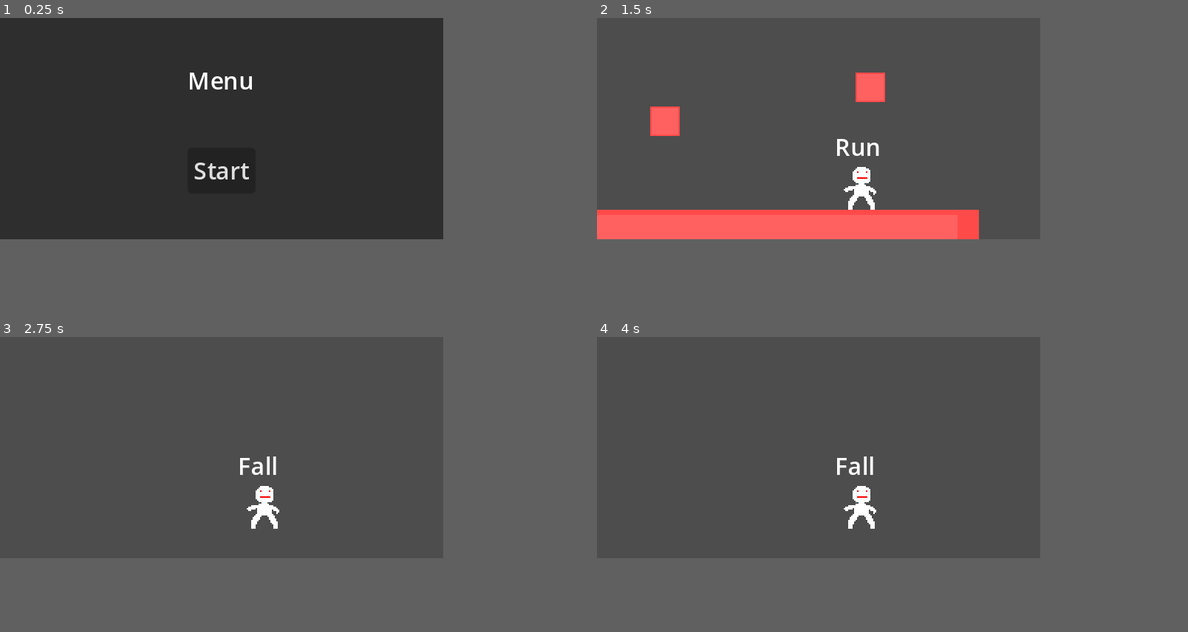
Above: before the commit, frames 1-4 (two rows, left to right).
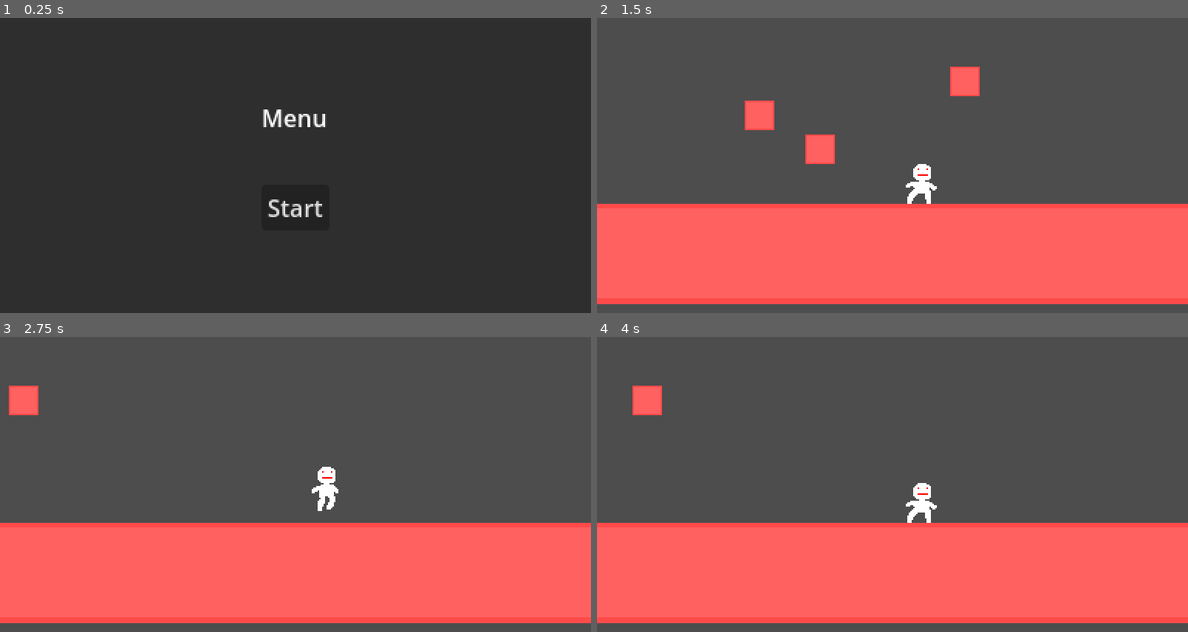
Above: after the commit, the same moments.

Repository: q-0q/grapple
Game: Godot game, scene res://Scenes/MainMenu.tscn
Same seed, same stepped clock (60 frames per second), same inputs: the game is played once before the commit and once after it.
Inputs:
- Up to frame 1 (0.25 s): no input
- Up to frame 2 (1.5 s): click "Start" at 0.5 s; hold D (Right) from 1.28 s (still down); hold W (Jump) from 1.28 s (still down)
- Up to frame 3 (2.75 s): keep holding D (Right); release W (Jump) at 2.03 s; tap W (Jump) at 2.1, 2.27, 2.57 s
- Up to frame 4 (4 s): release D (Right) at 2.78 s; hold A (Left) 2.78-3.53 s; hold W (Jump) 2.78-3.53 s; hold D (Right) from 3.53 s (still down); tap W (Jump) at 3.6, 3.77 s
In our replay, the window is 600x300 before the commit and 800x400 after it. These sizes can differ from the game's own. Grey fills any space a smaller window leaves; there, only what the larger window draws over its background counts as a difference.

The runs differ from the first frame. In frame 1, 1.1% of the frame differs, in the area x 32-55%, y 18-68%; in frame 2, 25%; in frame 3, 29%, in the area x 0-100%, y 0-100%; in frame 4, 29%.

Commit message:
some animations

Diff:
--- a/Scenes/Game.tscn
+++ b/Scenes/Game.tscn
@@ -10,10 +10,13 @@
 
 [node name="Block" parent="." instance=ExtResource("2_fxnpu")]
 position = Vector2(1, 61)
-scale = Vector2(14.54, 3.38)
+scale = Vector2(70.58, 3.38)
 
 [node name="Block2" parent="." instance=ExtResource("2_fxnpu")]
 position = Vector2(-66, -33)
 
+[node name="Block4" parent="." instance=ExtResource("2_fxnpu")]
+position = Vector2(-25, -10)
+
 [node name="Block3" parent="." instance=ExtResource("2_fxnpu")]
 position = Vector2(73, -56)
--- a/Scenes/Player.tscn
+++ b/Scenes/Player.tscn
@@ -13,13 +13,191 @@
 [sub_resource type="RectangleShape2D" id="RectangleShape2D_qb60t"]
 size = Vector2(16, 26)
 
+[sub_resource type="Curve" id="Curve_insii"]
+_data = [Vector2(0, 1), 0.0, -0.16057, 0, 1, Vector2(1, 0.83943), -0.16057, 0.0, 1, 0]
+point_count = 2
+
 [sub_resource type="Curve" id="Curve_am30v"]
-_data = [Vector2(0, 0.989135), 0.0, -0.11028, 0, 0, Vector2(1, 0), -2.59386, 0.0, 0, 0]
+_data = [Vector2(0, 0), 0.0, 2.17732, 0, 0, Vector2(0.985222, 1), 0.483419, 0.0, 0, 0]
 point_count = 2
 
 [sub_resource type="Curve" id="Curve_2qnwt"]
-_data = [Vector2(0, 0), 0.0, 2.96461, 0, 0, Vector2(0.549261, 0.921965), 0.370551, 0.370551, 0, 0, Vector2(1, 1), 0.00989054, 0.0, 0, 0]
-point_count = 3
+_data = [Vector2(0, 0.994568), 0.0, -1.97481, 0, 0, Vector2(1, 0), -0.621793, 0.0, 0, 0]
+point_count = 2
+
+[sub_resource type="Animation" id="Animation_ak76u"]
+length = 0.001
+tracks/0/type = "value"
+tracks/0/imported = false
+tracks/0/enabled = true
+tracks/0/path = NodePath("Sprite2D:frame")
+tracks/0/interp = 1
+tracks/0/loop_wrap = true
+tracks/0/keys = {
+"times": PackedFloat32Array(0),
+"transitions": PackedFloat32Array(1),
+"update": 1,
+"values": [0]
+}
+
+[sub_resource type="Animation" id="Animation_4wx40"]
+resource_name = "fall1"
+length = 0.1
+loop_mode = 1
+tracks/0/type = "value"
+tracks/0/imported = false
+tracks/0/enabled = true
+tracks/0/path = NodePath("Sprite2D:frame")
+tracks/0/interp = 1
+tracks/0/loop_wrap = true
+tracks/0/keys = {
+"times": PackedFloat32Array(0),
+"transitions": PackedFloat32Array(1),
+"update": 1,
+"values": [6]
+}
+
+[sub_resource type="Animation" id="Animation_u6xtv"]
+resource_name = "fall2"
+length = 0.1
+loop_mode = 1
+tracks/0/type = "value"
+tracks/0/imported = false
+tracks/0/enabled = true
+tracks/0/path = NodePath("Sprite2D:frame")
+tracks/0/interp = 1
+tracks/0/loop_wrap = true
+tracks/0/keys = {
+"times": PackedFloat32Array(0),
+"transitions": PackedFloat32Array(1),
+"update": 1,
+"values": [7]
+}
+
+[sub_resource type="Animation" id="Animation_cowgm"]
+resource_name = "grind1"
+length = 0.8
+loop_mode = 1
+tracks/0/type = "value"
+tracks/0/imported = false
+tracks/0/enabled = true
+tracks/0/path = NodePath("Sprite2D:frame")
+tracks/0/interp = 1
+tracks/0/loop_wrap = true
+tracks/0/keys = {
+"times": PackedFloat32Array(0, 0.2, 0.4),
+"transitions": PackedFloat32Array(1, 1, 1),
+"update": 1,
+"values": [8, 9, 10]
+}
+tracks/1/type = "method"
+tracks/1/imported = false
+tracks/1/enabled = true
+tracks/1/path = NodePath("AnimationPlayer")
+tracks/1/interp = 1
+tracks/1/loop_wrap = true
+tracks/1/keys = {
+"times": PackedFloat32Array(0.6),
+"transitions": PackedFloat32Array(1),
+"values": [{
+"args": [0.2, false, false],
+"method": &"seek"
+}]
+}
+
+[sub_resource type="Animation" id="Animation_t2hau"]
+resource_name = "grind2"
+length = 0.4
+loop_mode = 1
+tracks/0/type = "value"
+tracks/0/imported = false
+tracks/0/enabled = true
+tracks/0/path = NodePath("Sprite2D:frame")
+tracks/0/interp = 1
+tracks/0/loop_wrap = true
+tracks/0/keys = {
+"times": PackedFloat32Array(0, 0.2),
+"transitions": PackedFloat32Array(1, 1),
+"update": 1,
+"values": [11, 12]
+}
+
+[sub_resource type="Animation" id="Animation_t1eog"]
+resource_name = "idle"
+length = 1.9
+loop_mode = 1
+tracks/0/type = "value"
+tracks/0/imported = false
+tracks/0/enabled = true
+tracks/0/path = NodePath("Sprite2D:frame")
+tracks/0/interp = 1
+tracks/0/loop_wrap = true
+tracks/0/keys = {
+"times": PackedFloat32Array(0, 0.2, 1.2, 1.4),
+"transitions": PackedFloat32Array(1, 1, 1, 1),
+"update": 1,
+"values": [0, 1, 2, 3]
+}
+tracks/1/type = "method"
+tracks/1/imported = false
+tracks/1/enabled = true
+tracks/1/path = NodePath("AnimationPlayer")
+tracks/1/interp = 1
+tracks/1/loop_wrap = true
+tracks/1/keys = {
+"times": PackedFloat32Array(1.8),
+"transitions": PackedFloat32Array(1),
+"values": [{
+"args": [0.2, false, false],
+"method": &"seek"
+}]
+}
+
+[sub_resource type="Animation" id="Animation_6dej2"]
+resource_name = "rise1"
+length = 0.1
+loop_mode = 1
+tracks/0/type = "value"
+tracks/0/imported = false
+tracks/0/enabled = true
+tracks/0/path = NodePath("Sprite2D:frame")
+tracks/0/interp = 1
+tracks/0/loop_wrap = true
+tracks/0/keys = {
+"times": PackedFloat32Array(0),
+"transitions": PackedFloat32Array(1),
+"update": 1,
+"values": [4]
+}
+
+[sub_resource type="Animation" id="Animation_g2ls7"]
+resource_name = "rise2"
+length = 0.1
+loop_mode = 1
+tracks/0/type = "value"
+tracks/0/imported = false
+tracks/0/enabled = true
+tracks/0/path = NodePath("Sprite2D:frame")
+tracks/0/interp = 1
+tracks/0/loop_wrap = true
+tracks/0/keys = {
+"times": PackedFloat32Array(0),
+"transitions": PackedFloat32Array(1),
+"update": 1,
+"values": [5]
+}
+
+[sub_resource type="AnimationLibrary" id="AnimationLibrary_hy220"]
+_data = {
+"RESET": SubResource("Animation_ak76u"),
+"fall1": SubResource("Animation_4wx40"),
+"fall2": SubResource("Animation_u6xtv"),
+"grind1": SubResource("Animation_cowgm"),
+"grind2": SubResource("Animation_t2hau"),
+"idle": SubResource("Animation_t1eog"),
+"rise1": SubResource("Animation_6dej2"),
+"rise2": SubResource("Animation_g2ls7")
+}
 
 [node name="Player" type="CharacterBody2D"]
 script = ExtResource("1_5iq4m")
@@ -30,6 +208,47 @@
 
 [node name="Sprite2D" type="Sprite2D" parent="."]
 texture = ExtResource("1_sfjno")
+hframes = 13
+
+[node name="ParticlesLeft" type="CPUParticles2D" parent="Sprite2D"]
+z_index = 1
+position = Vector2(-9, 15)
+emitting = false
+amount = 1
+lifetime = 0.1
+randomness = 0.39
+lifetime_randomness = 0.74
+emission_shape = 1
+emission_sphere_radius = 2.0
+direction = Vector2(1, -1)
+spread = 48.64
+gravity = Vector2(2.08165e-12, 2.08165e-12)
+initial_velocity_min = 30.0
+initial_velocity_max = 30.0
+scale_amount_min = 3.0
+scale_amount_max = 3.0
+scale_amount_curve = SubResource("Curve_insii")
+color = Color(0.976471, 0.94902, 0.372549, 1)
+
+[node name="ParticlesRight" type="CPUParticles2D" parent="Sprite2D"]
+z_index = 1
+position = Vector2(2, 15)
+emitting = false
+amount = 1
+lifetime = 0.1
+randomness = 0.39
+lifetime_randomness = 0.74
+emission_shape = 1
+emission_sphere_radius = 2.0
+direction = Vector2(1, -1)
+spread = 48.64
+gravity = Vector2(2.08165e-12, 2.08165e-12)
+initial_velocity_min = 30.0
+initial_velocity_max = 30.0
+scale_amount_min = 3.0
+scale_amount_max = 3.0
+scale_amount_curve = SubResource("Curve_insii")
+color = Color(0.976471, 0.94902, 0.372549, 1)
 
 [node name="Label" type="Label" parent="."]
 offset_left = -19.0
@@ -39,12 +258,11 @@
 
 [node name="FSM" type="Node" parent="."]
 script = ExtResource("2_thr5b")
-debug = true
 
 [node name="FallingStart" type="Node" parent="FSM"]
 script = ExtResource("4_vbqx8")
-min_height = -20.0
-time_to_min_height = 0.2
+min_velocity = -400.0
+time_to_min_velocity = 0.5
 curve = SubResource("Curve_am30v")
 
 [node name="Idle" type="Node" parent="FSM"]
@@ -52,23 +270,36 @@
 
 [node name="RisingStop" type="Node" parent="FSM"]
 script = ExtResource("6_edo8x")
-max_height = 90.0
-time_to_max_height = 0.5
+max_velocity = 400.0
+time_to_max_velocity = 0.35
 curve = SubResource("Curve_2qnwt")
-input_release_tightness = 0.5
+input_release_tightness = 0.45
+horizontal_speed = 200.0
 
 [node name="Run" type="Node" parent="FSM"]
 script = ExtResource("6_fshyy")
-speed = 300.0
+base_speed = 170.0
+time_until_super = 0.7
+super_speed_multiplier = 1.5
 
 [node name="Rise" type="Node" parent="FSM"]
 script = ExtResource("5_6lsl8")
+horizontal_speed = 200.0
 
 [node name="Fall" type="Node" parent="FSM"]
 script = ExtResource("3_n72t4")
-fall_speed = 220.0
+horizontal_speed = 200.0
 
 [node name="Camera2D" type="Camera2D" parent="."]
-position = Vector2(0, -24)
+position = Vector2(2.08165e-12, 2.08165e-12)
 drag_horizontal_enabled = true
 drag_vertical_enabled = true
+drag_left_margin = 0.1
+drag_top_margin = 0.1
+drag_right_margin = 0.1
+drag_bottom_margin = 0.1
+
+[node name="AnimationPlayer" type="AnimationPlayer" parent="."]
+libraries = {
+"": SubResource("AnimationLibrary_hy220")
+}
--- a/Scripts/Player/FSM.gd
+++ b/Scripts/Player/FSM.gd
@@ -4,7 +4,7 @@
 
 # bookkeeping
 var current_state : State
-@onready var default_state : State = $Fall
+@onready var default_state : State = $Idle
 
 var desired_position : Vector2
 var desired_rotation_deg : float
@@ -36,10 +36,6 @@
 	else:
 		current_state.meta_on_process()
 
-	desired_position = current_state.desired_position
-	desired_rotation_deg = current_state.desired_rotation_deg
-	desired_animation = current_state.desired_animation
-
 	if debug:
 		$"../Label".text = current_state.name
 
--- a/Scripts/Player/Fall.gd
+++ b/Scripts/Player/Fall.gd
@@ -1,18 +1,24 @@
 extends State
 
-@export var fall_speed : float = 150
+
+var init_y_vel : float
+@export var horizontal_speed : float = 100
+
 func _ready():
-
+	should_update_flip_h = true
 	# State transitions go here, in order of priority
 	transition_list = [
 		$"../Idle",
 	]
 
 func on_enter():
-	pass
+	init_y_vel = character().velocity.y
 
 func on_process():
-	desired_position = character().position + Vector2(0, get_process_delta_time() * fall_speed)
+	character().velocity.y = init_y_vel
+
+	character().velocity.x = \
+		character().compute_air_x_vel(horizontal_speed)
 
 func on_exit():
 	pass
--- a/Scripts/Player/FallingStart.gd
+++ b/Scripts/Player/FallingStart.gd
@@ -1,14 +1,15 @@
 extends State
 
-@export var min_height : float
-@export var time_to_min_height : float
+@export var min_velocity : float
+@export var time_to_min_velocity : float
 @export var curve : Curve
 
 var init_y : float
+@export var horizontal_speed : float = 200
 
 func _ready():
-	assert(min_height < 0)
-
+	assert(min_velocity < 0)
+	should_update_flip_h = true
 	# State transitions go here, in order of priority
 	transition_list = [
 		$"../Idle"
@@ -16,18 +17,28 @@
 
 func on_enter():
 	init_y = character().position.y
+	character().get_node("AnimationPlayer").play("fall1")
+
 
 func on_process():
 
-	var weight = curve.sample_baked(time_in_current_state / time_to_min_height)
-	var jump_y = lerpf(min_height, 0, weight)
-	desired_position.y = init_y - jump_y
+	var weight = curve.sample_baked(time_in_current_state / time_to_min_velocity)
+	var fall_velocity = -lerpf(0, min_velocity, weight)
 
-	if time_in_current_state >= time_to_min_height:
+	print(weight)
+	if weight > 0.7:
+		character().get_node("AnimationPlayer").play("fall2")
+
+	character().velocity.y = fall_velocity
+	character().velocity.x = \
+		character().compute_air_x_vel(horizontal_speed)
+
+	if time_in_current_state >= time_to_min_velocity:
 		transition_list.append($"../Fall")
 
 func on_exit():
 	transition_list.erase($"../Fall")
 
 func condition():
-	return !character().is_on_floor() and character().get_position_delta().y == 0
+	return !character().is_on_floor() and \
+	(character().get_position_delta().y == 0 or character().is_on_ceiling())
--- a/Scripts/Player/Idle.gd
+++ b/Scripts/Player/Idle.gd
@@ -6,13 +6,14 @@
 	transition_list = [
 		$"../Run",
 		$"../Rise",
+		$"../FallingStart",
 	]
 
 func on_enter():
-	pass
+		character().get_node("AnimationPlayer").play("idle")
 
 func on_process():
-	pass
+	character().velocity.x = character().compute_ground_x_vel(0)
 
 func on_exit():
 	pass
--- a/Scripts/Player/Player.gd
+++ b/Scripts/Player/Player.gd
@@ -1,10 +1,11 @@
 extends CharacterBody2D
+
+@export var ground_friction : float = 20
+@export var air_friction : float = 20
 
 func _process(delta):
 
 	# Apply state from FSM
-	position = $FSM.desired_position
-	rotation_degrees = $FSM.desired_rotation_deg
 	$Sprite2D.scale.x = -1 if $FSM.desired_flip_h else 1
 
 	# Update FSM
@@ -12,3 +13,25 @@
 
 	# TODO: $AnimationPlayer.play($FSM.desired_animation)
 	move_and_slide()
+
+
+func compute_x_velocity(friction : float, goal: float) -> float:
+	return lerpf(velocity.x, goal, friction * get_process_delta_time())
+
+func compute_air_x_vel(speed) -> float:
+	var v : float = 0
+
+	if Input.is_action_pressed("Left"):
+		v = compute_x_velocity(air_friction, -speed)
+	elif Input.is_action_pressed("Right"):
+		v = compute_x_velocity(air_friction, speed)
+	else:
+		v = compute_x_velocity(air_friction, 0)
+
+	return v
+
+func compute_ground_x_vel(goal) -> float:
+	if goal == 0:
+		return compute_x_velocity(ground_friction / 3, goal)
+
+	return compute_x_velocity(ground_friction, goal)
--- a/Scripts/Player/Rise.gd
+++ b/Scripts/Player/Rise.gd
@@ -1,19 +1,22 @@
 extends State
 
+@export var horizontal_speed : float = 100
+
 func _ready():
-
+	should_update_flip_h = true
 	# State transitions go here, in order of priority
 	transition_list = [
 		$".",
 		$"../RisingStop",
-		$"../Fall",
+		$"../FallingStart",
 	]
 
 func on_enter():
-	pass
+	character().get_node("AnimationPlayer").play("rise1")
 
 func on_process():
-	pass
+	character().velocity.x = \
+		character().compute_air_x_vel(horizontal_speed)
 
 func on_exit():
 	pass
--- a/Scripts/Player/RisingStop.gd
+++ b/Scripts/Player/RisingStop.gd
@@ -1,19 +1,19 @@
 extends State
 
-@export var max_height : float
-@export var time_to_max_height : float
+@export var max_velocity : float
+@export var time_to_max_velocity : float
 @export var curve : Curve
 @export var input_release_tightness : float
+@export var horizontal_speed : float = 100
 
-var init_y : float
 
 var input_released : bool = false
-var input_released_y_offset : float
-var input_release_time_offset : float
+var input_release_time_offset : float = 100
 
 func _ready():
 
-	assert(max_height > 0)
+	should_update_flip_h = true
+	assert(max_velocity > 0)
 
 	# State transitions go here, in order of priority
 	transition_list = [
@@ -21,24 +21,23 @@
 	]
 
 func on_enter():
-	init_y = character().position.y
 	input_released = false
 	input_release_time_offset = 0
-	input_released_y_offset = 0
+	character().get_node("AnimationPlayer").play("rise1")
 
 func on_process():
 
-	print(input_released)
 	if Input.is_action_just_released("Jump") and !input_released:
 		input_released = true
 		input_release_time_offset = input_release_tightness
-		input_released_y_offset = \
-			get_y_from_time(time_in_current_state) - \
-			get_y_from_time(time_in_current_state + input_release_time_offset)
 
-	desired_position.y = \
-		get_y_from_time(time_in_current_state + input_release_time_offset) + \
-		input_released_y_offset
+	character().velocity.y = \
+		-get_y_velocity_from_time(time_in_current_state + input_release_time_offset)
+
+	character().velocity.x = \
+		character().compute_air_x_vel(horizontal_speed)
+
+
 
 func on_exit():
 	pass
@@ -46,8 +45,9 @@
 func condition():
 	return Input.is_action_pressed("Jump")
 
-
-func get_y_from_time(time) -> float:
-	var weight = curve.sample_baked(time / time_to_max_height)
-	var jump_y = lerpf(0, max_height, weight)
-	return init_y - jump_y
+func get_y_velocity_from_time(time) -> float:
+	var weight = curve.sample_baked(time / time_to_max_velocity)
+	var v = lerpf(0, max_velocity, weight)
+	if weight < 0.3:
+		character().get_node("AnimationPlayer").play("rise2")
+	return v
--- a/Scripts/Player/Run.gd
+++ b/Scripts/Player/Run.gd
@@ -1,31 +1,48 @@
 extends State
 
-@export var speed : float = 20
+@export var base_speed : float = 20
+@export var time_until_super : float = 0.5
+@export var super_speed_multiplier : float = 2
+
+var speed : float
 
 func _ready():
+
+	should_update_flip_h = true
 
 	# State transitions go here, in order of priority
 	transition_list = [
 		$"../Rise",
 		$".",
 		$"../Idle",
-		$"../Fall",
+		$"../FallingStart",
 	]
 
 func on_enter():
-	pass
+	speed = base_speed
+	character().get_node("AnimationPlayer").play("grind1")
+
 
 func on_process():
 
 	if Input.is_action_pressed("Left"):
-		desired_position.x -= speed * get_process_delta_time()
-		set_flip_h.emit(true)
-	if Input.is_action_pressed("Right"):
-		desired_position.x += speed * get_process_delta_time()
-		set_flip_h.emit(false)
+		character().velocity.x = character().compute_ground_x_vel(-speed)
+	elif Input.is_action_pressed("Right"):
+		character().velocity.x = character().compute_ground_x_vel(speed)
+
+	if time_in_current_state > 0.3:
+		for particles in character().get_node("Sprite2D").get_children():
+			particles.emitting = true
+
+	if speed == base_speed and time_in_current_state > time_until_super:
+		speed = base_speed * super_speed_multiplier
+		character().get_node("AnimationPlayer").play("grind2")
+
+
 
 func on_exit():
-	pass
+	for particles in character().get_node("Sprite2D").get_children():
+		particles.emitting = false
 
 func condition():
 	# Left or Right but not both
--- a/Scripts/Player/State.gd
+++ b/Scripts/Player/State.gd
@@ -4,12 +4,9 @@
 
 var transition_list : Array[State]
 
-var desired_position: Vector2
-var desired_rotation_deg: float = 0
-var desired_animation: String = ""
-
 var time_in_current_state : float = 0
 var is_locked : bool = false
+var should_update_flip_h : bool = false
 
 func _process(delta):
 	time_in_current_state += delta
@@ -17,19 +14,19 @@
 ### Monitor State metadata around user on_enter() and on_process()
 
 func meta_on_enter() -> void:
-	desired_position = character().position
-	desired_rotation_deg = character().rotation_degrees
-
 	on_enter()
 
 func meta_on_process() -> void:
-	desired_position = character().position
-	desired_rotation_deg = character().rotation_degrees
+
+	if should_update_flip_h:
+		if Input.is_action_pressed("Left"):
+			set_flip_h.emit(true)
+		elif Input.is_action_pressed("Right"):
+			set_flip_h.emit(false)
 
 	on_process()
 
 func meta_on_exit() -> void:
-	 # empty for now...
 	on_exit()
 
 func reset_time_in_current_state() -> void:
--- a/project.godot
+++ b/project.godot
@@ -24,10 +24,10 @@
 
 [display]
 
-window/size/viewport_width=300
-window/size/viewport_height=150
+window/size/viewport_width=400
+window/size/viewport_height=200
 window/size/mode=2
-window/stretch/mode="canvas_items"
+window/stretch/mode="viewport"
 
 [input]
 
Binary file changed: Assets/Player/Player.aseprite
Binary file changed: Assets/Player/Player.png
Not shown: 1 places in Scenes/Player.tscn that only renumber resources
